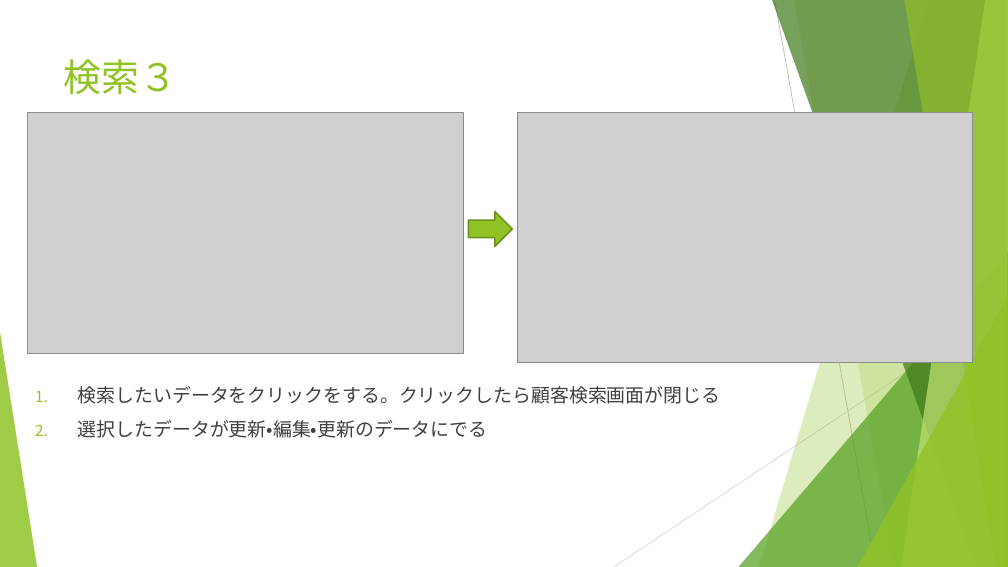
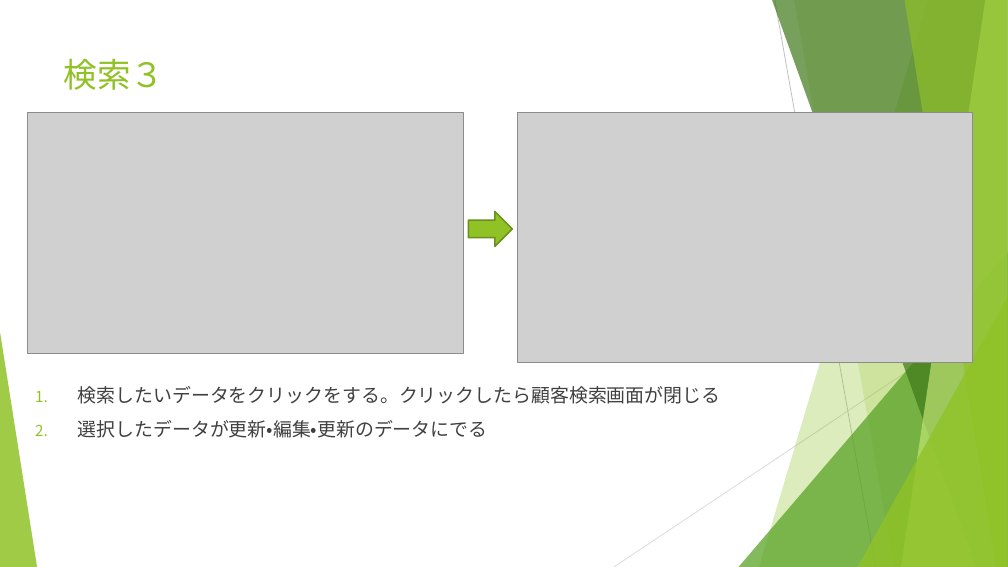
Before and after one commit to kouki1311/VBAcustomer, a slide deck: slide 7 of 顧客管理マニュアル.pptx. Drawn at 1008x567 pixels with LibreOffice and Linux fonts; fonts in the diff are those of the drawing; grey boxes stand for pictures. Boxes give left, top, right and bottom in pixels: in the first picture for what was removed or moved away, otherwise in the second. Text is boxed around its words. In the diff, an @@ line names an element or a change of style, - is before the commit and + after.

```diff
--- a/顧客管理マニュアル.pptx
+++ b/顧客管理マニュアル.pptx
@@ title "検索３" at (64,58,165,90): size 36 to 32 pt @@
```
Also in this commit, not shown: 9 other slides changed.
